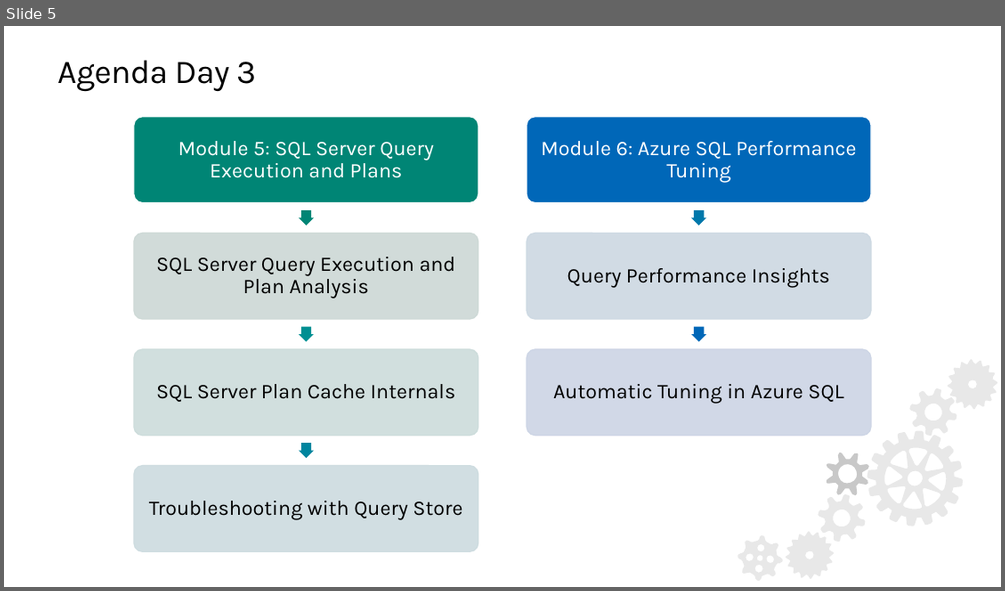
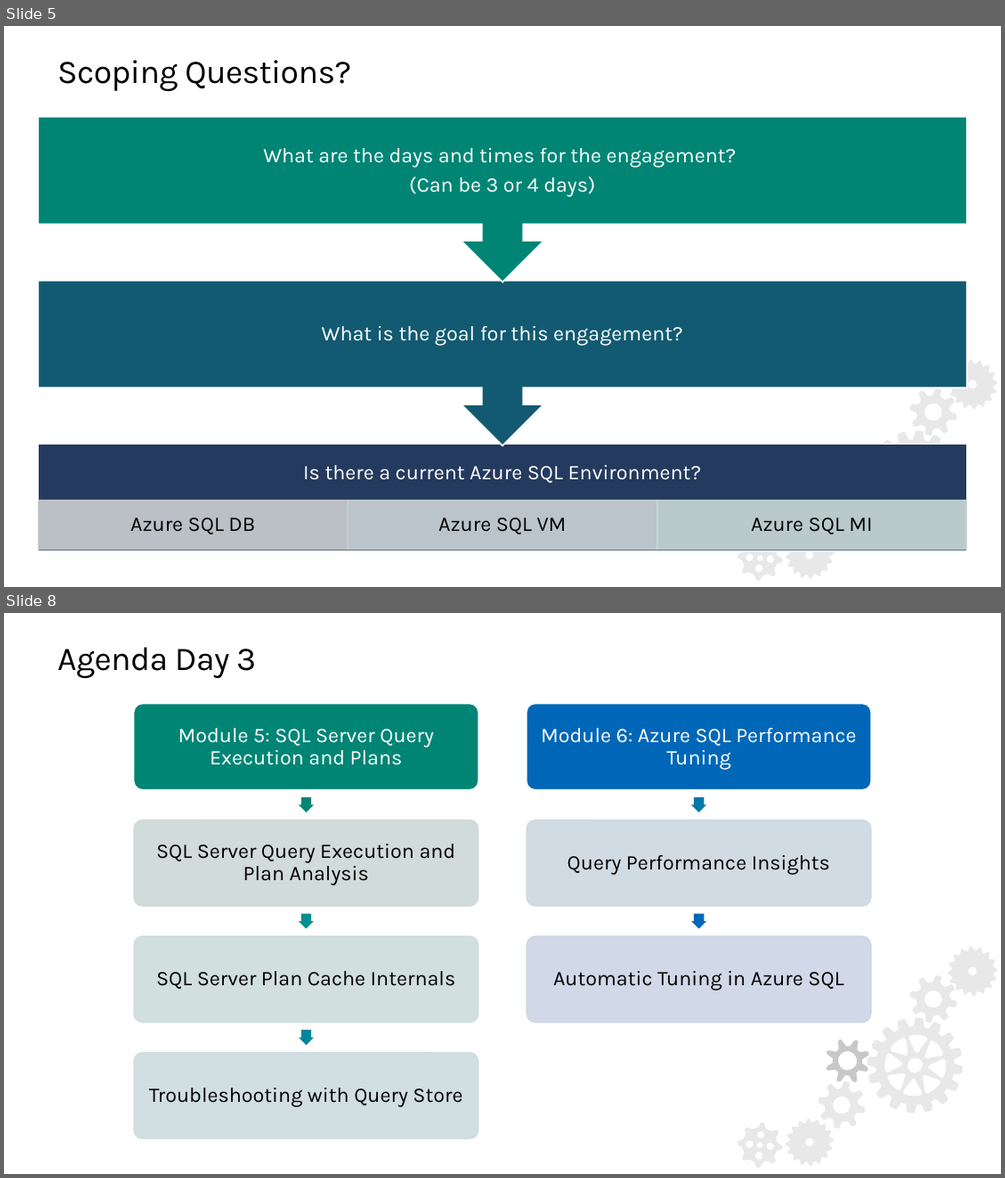
Before and after one commit to SQLMCT/SQL_Performance_Tuning, a slide deck: Custom_Delivery/PTO_Welcome_Email.pptx. Shown one above the other, each under a label of ours: slide 5 before the commit, slides 5 and 8 after it; the slides between them are not shown. The pictures are 1005x591 and 1005x1178 pixels, drawn with LibreOffice and Linux fonts; fonts in the diff are those of the drawing; background and template pictures are left out. Boxes give left, top, right and bottom in pixels: in the first picture for what was removed or moved away, otherwise in the second. Text is boxed around its words. In the diff, an @@ line names an element or a change of style, - is before the commit and + after.

```diff
--- a/Custom_Delivery/PTO_Welcome_Email.pptx
+++ b/Custom_Delivery/PTO_Welcome_Email.pptx
@@ slide 5 added at (x1=4, y1=26, x2=1001, y2=587), background #FFFFFF @@
@@ title added at (x1=57, y1=60, x2=351, y2=92), 32 pt, text #000000 @@
+Scoping Questions?
@@ group added at (x1=38, y1=117, x2=967, y2=552): 6 texts, 4 rectangles, 2 up arrow callouts @@
+Is there a current Azure SQL Environment?
+Azure SQL DB
+Azure SQL VM
+Azure SQL MI
+What is the goal for this engagement?
+What are the days and times for the engagement?
+(Can be 3 or 4 days)
@@ group added at (x1=728, y1=349, x2=1001, y2=587): 7 freeform shapes @@
@@ what was slide 5 is now slide 8 @@
```
Also in this commit, not shown: 4 slides changed, 2 other slides added.
